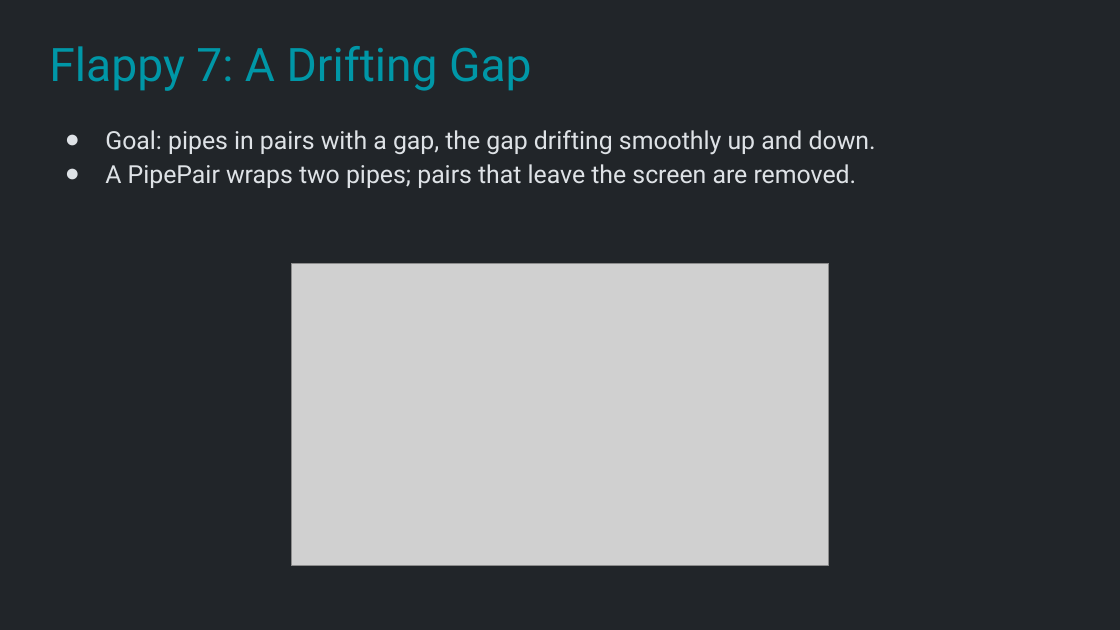
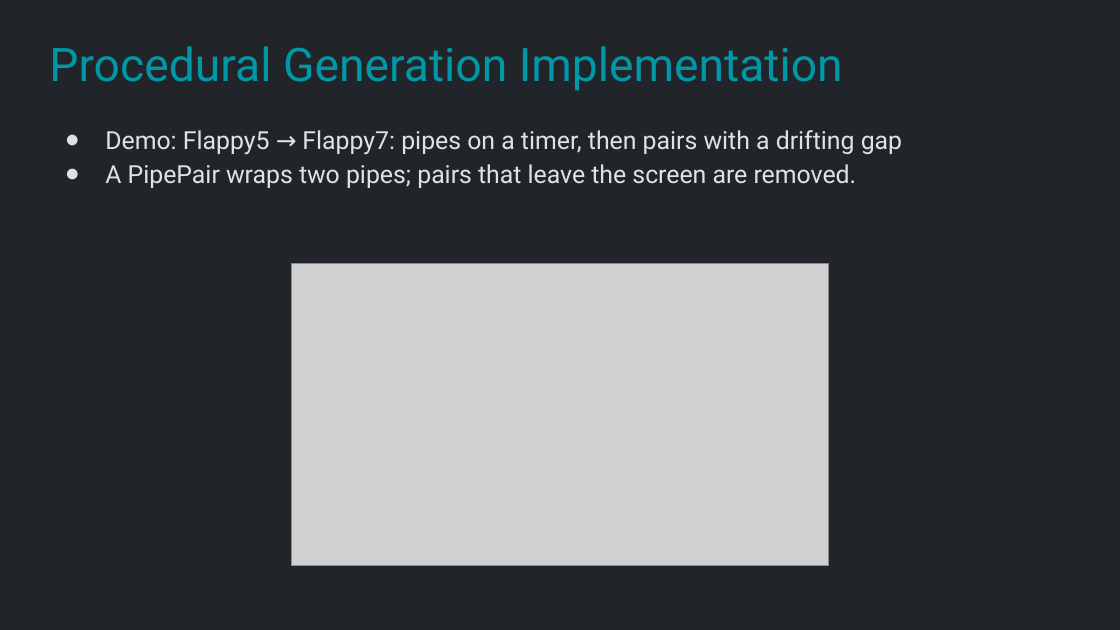
Before and after one commit to Metamate/gar, a slide deck: slide 24 of slides/02 Flappy Bird.pptx (slide 25 before the commit). Drawn at 1120x630 pixels with LibreOffice and Linux fonts; fonts in the diff are those of the drawing; grey boxes stand for pictures. Boxes give left, top, right and bottom in pixels: in the first picture for what was removed or moved away, otherwise in the second. Text is boxed around its words. In the diff, an @@ line names an element or a change of style, - is before the commit and + after.

```diff
--- a/slides/02 Flappy Bird.pptx
+++ b/slides/02 Flappy Bird.pptx
@@ title at (49, 46, 843, 91): text changed @@
-Flappy 7: A Drifting Gap
+Procedural Generation Implementation
@@ text at (105, 130, 902, 155): text changed @@
-● Goal: pipes in pairs with a gap, the gap drifting smoothly up and down.
+● Demo: Flappy5 → Flappy7: pipes on a timer, then pairs with a drifting gap
```
Also in this commit, not shown: 5 other slides changed, 3 slides added, 3 slides removed, 25 other files.
